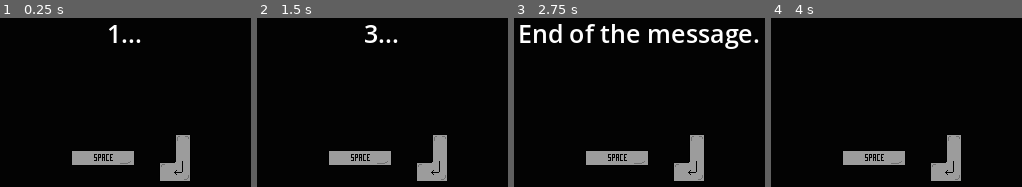
Above: before the commit, frames 1-4 (left to right).
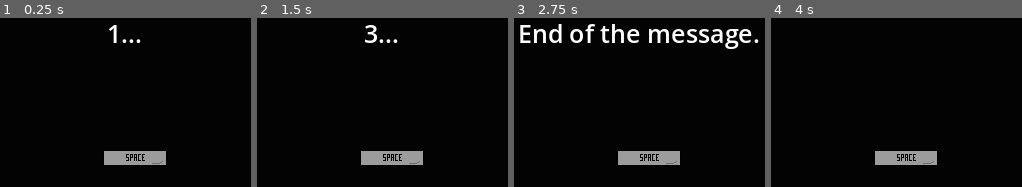
Above: after the commit, the same moments.

Repository: MatthewBL/Gates-and-Gems
Game: Godot game, scene res://scenes/starting_cutscene.tscn
Two runs of this game, one before a commit and one after it. Both use one fixed random seed, a clock stepped at 60 frames per second and the inputs below. This scene is started directly instead of the project's main scene.
Inputs:
- Up to frame 1 (0.25 s): no input
- Up to frame 2 (1.5 s): tap Enter at 0.5 s; hold D (ui_right) from 0.53 s (still down); tap E (interact) at 0.6, 1.35 s; tap Space (ui_accept) at 0.77, 1.25 s
- Up to frame 3 (2.75 s): tap Space (ui_accept) at 1.52, 2 s; release D (ui_right) at 2.03 s; hold A (ui_left) from 2.03 s (still down); tap E (interact) at 2.1 s
- Up to frame 4 (4 s): tap Space (ui_accept) at 2.75, 3.02, 3.5, 3.77 s; release A (ui_left) at 2.78 s; hold D (ui_right) from 2.78 s (still down); tap E (interact) at 2.85, 3.6 s

The runs differ from the first frame. In frame 1, 4.2% of the frame differs, in the area x 28-76%, y 69-97%; in frame 2, 4.2%; in frame 3, 4.2%; in frame 4, 4.2%.

Commit message:
How to play implemented

Diff:
--- /dev/null
+++ b/scenes/how_to_play.tscn
@@ -0,0 +1,74 @@
+[gd_scene format=3 uid="uid://bwqk7xq4i3v0h"]
+
+[ext_resource type="Texture2D" uid="uid://dgusor4oc1b26" path="res://Assets/UI/space_key.png" id="1_30apa"]
+[ext_resource type="Texture2D" uid="uid://dt13xbol1bqto" path="res://Assets/UI/a.png" id="2_xkrkv"]
+[ext_resource type="Texture2D" uid="uid://cba5v60a5trjp" path="res://Assets/UI/d.png" id="3_wi5qh"]
+
+[node name="HowToPlay" type="Control" unique_id=1095843594]
+layout_mode = 3
+anchors_preset = 15
+anchor_right = 1.0
+anchor_bottom = 1.0
+grow_horizontal = 2
+grow_vertical = 2
+
+[node name="CanvasLayer" type="CanvasLayer" parent="." unique_id=789547759]
+
+[node name="VBoxContainer" type="VBoxContainer" parent="CanvasLayer" unique_id=1245235113]
+offset_left = 127.5
+offset_top = 220.0
+offset_right = 527.5
+offset_bottom = 310.0
+alignment = 1
+
+[node name="HBoxContainer" type="HBoxContainer" parent="CanvasLayer/VBoxContainer" unique_id=1191766379]
+layout_mode = 2
+size_flags_horizontal = 4
+alignment = 1
+
+[node name="VBoxContainer" type="VBoxContainer" parent="CanvasLayer/VBoxContainer/HBoxContainer" unique_id=175365256]
+layout_mode = 2
+
+[node name="Label" type="Label" parent="CanvasLayer/VBoxContainer/HBoxContainer/VBoxContainer" unique_id=65119898]
+layout_mode = 2
+text = "Jump"
+horizontal_alignment = 1
+
+[node name="TextureRect" type="TextureRect" parent="CanvasLayer/VBoxContainer/HBoxContainer/VBoxContainer" unique_id=1205230322]
+layout_mode = 2
+texture = ExtResource("1_30apa")
+stretch_mode = 2
+
+[node name="HBoxContainer2" type="HBoxContainer" parent="CanvasLayer/VBoxContainer" unique_id=335946866]
+layout_mode = 2
+size_flags_horizontal = 4
+theme_override_constants/separation = 32
+alignment = 1
+
+[node name="VBoxContainer" type="VBoxContainer" parent="CanvasLayer/VBoxContainer/HBoxContainer2" unique_id=979704454]
+layout_mode = 2
+
+[node name="Label" type="Label" parent="CanvasLayer/VBoxContainer/HBoxContainer2/VBoxContainer" unique_id=1615030116]
+layout_mode = 2
+text = "Left"
+horizontal_alignment = 1
+
+[node name="TextureRect" type="TextureRect" parent="CanvasLayer/VBoxContainer/HBoxContainer2/VBoxContainer" unique_id=1536066283]
+layout_mode = 2
+size_flags_horizontal = 4
+texture = ExtResource("2_xkrkv")
+stretch_mode = 2
+
+[node name="VBoxContainer2" type="VBoxContainer" parent="CanvasLayer/VBoxContainer/HBoxContainer2" unique_id=203571701]
+layout_mode = 2
+
+[node name="Label" type="Label" parent="CanvasLayer/VBoxContainer/HBoxContainer2/VBoxContainer2" unique_id=1144411094]
+layout_mode = 2
+text = "Right"
+horizontal_alignment = 1
+
+[node name="TextureRect" type="TextureRect" parent="CanvasLayer/VBoxContainer/HBoxContainer2/VBoxContainer2" unique_id=1845063072]
+layout_mode = 2
+size_flags_horizontal = 4
+texture = ExtResource("3_wi5qh")
+stretch_mode = 2
--- a/scenes/starting_cutscene.tscn
+++ b/scenes/starting_cutscene.tscn
@@ -41,6 +41,7 @@
 stretch_mode = 2
 
 [node name="TextureRect2" type="TextureRect" parent="HBoxContainer" unique_id=1608112822]
+visible = false
 layout_mode = 2
 size_flags_vertical = 4
 texture = ExtResource("3_iuwd2")
Binary file added: Assets/UI/a.png
Not shown, added: Assets/UI/a.png.import
Binary file added: Assets/UI/d.png
Not shown, added: Assets/UI/d.png.import
